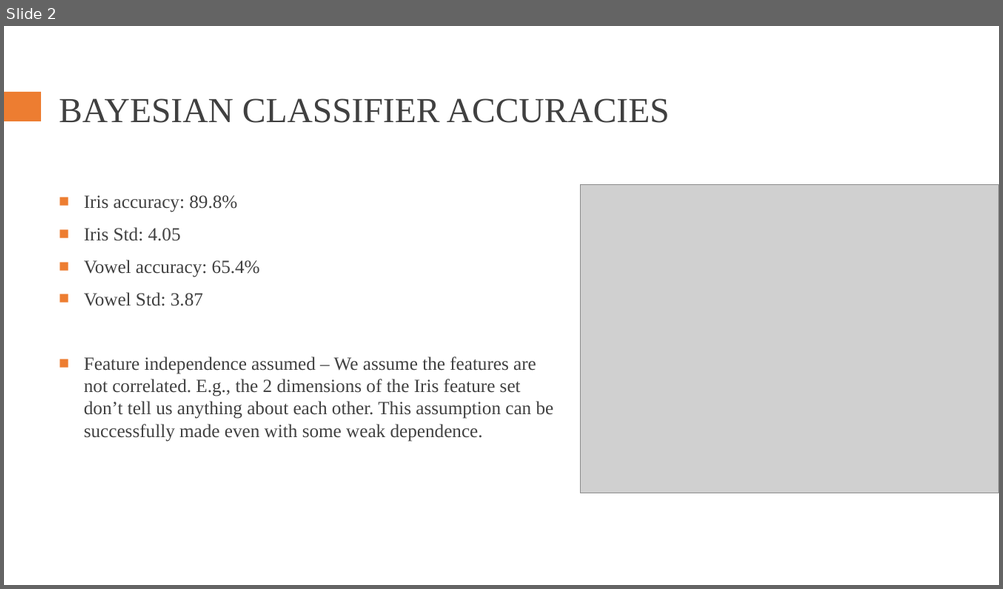
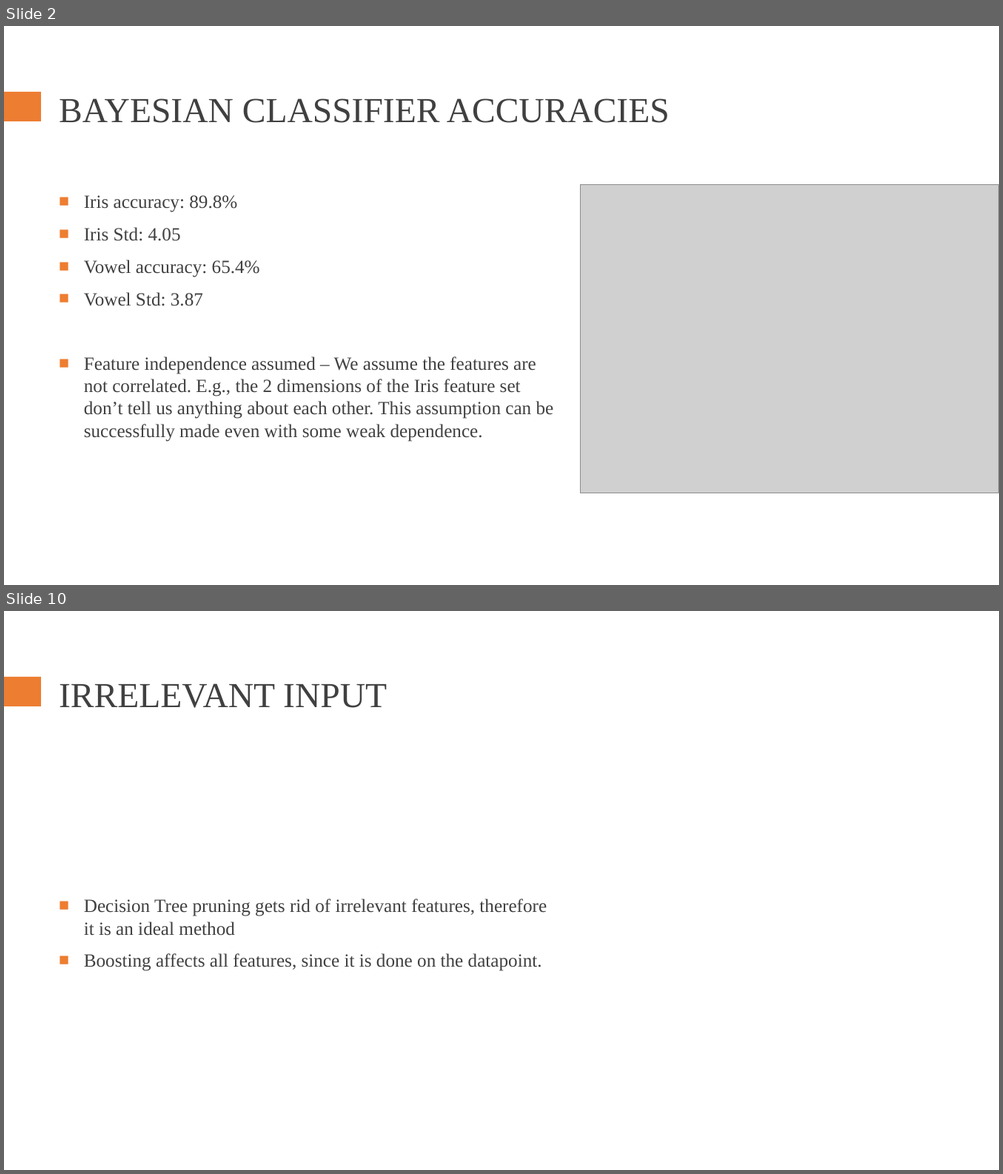
Before and after one commit to rodrigo-castellano/ML_Bayesian_learning_Boosting, a slide deck: Bayes_Boosting_presentation.pptx. Shown one above the other, each under a label of ours: slide 2 before the commit, slides 2 and 10 after it; the slides between them are not shown. The pictures are 1003x589 and 1003x1174 pixels, drawn with LibreOffice and Linux fonts; fonts in the diff are those of the drawing; grey boxes stand for pictures. Boxes give left, top, right and bottom in pixels: in the first picture for what was removed or moved away, otherwise in the second. Text is boxed around its words. In the diff, an @@ line names an element or a change of style, - is before the commit and + after.

```diff
--- a/Bayes_Boosting_presentation.pptx
+++ b/Bayes_Boosting_presentation.pptx
@@ slide 10 added at <box>4,611,999,1170</box>, background #FFFFFF; not listed: 1 template element that a slide beside it also shows @@
@@ title added at <box>59,684,387,708</box>, 34 pt, text #404040 @@
+IRRELEVANT INPUT
@@ text added at <box>84,899,546,971</box>, 18 pt, text #404040 @@
+■ Decision Tree pruning gets rid of irrelevant features, therefore it is an ideal method
+■ Boosting affects all features, since it is done on the datapoint.
```
Also in this commit, not shown: 1 slide changed, 9 other slides added, 4 other files.
